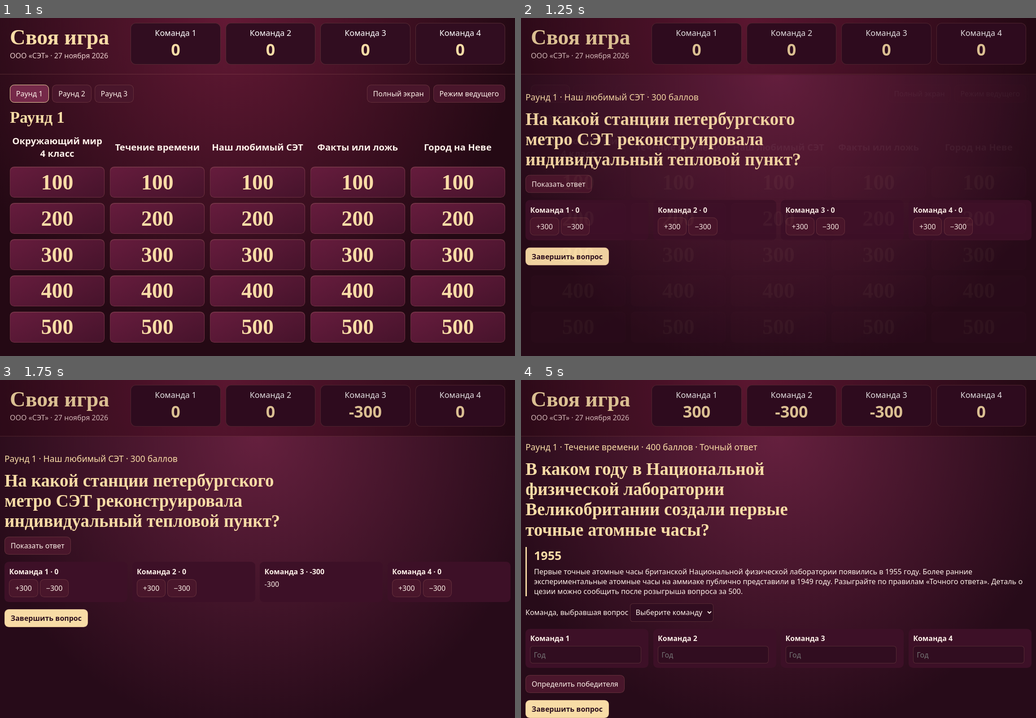
Above: before the commit, frames 1-4 (two rows, left to right).
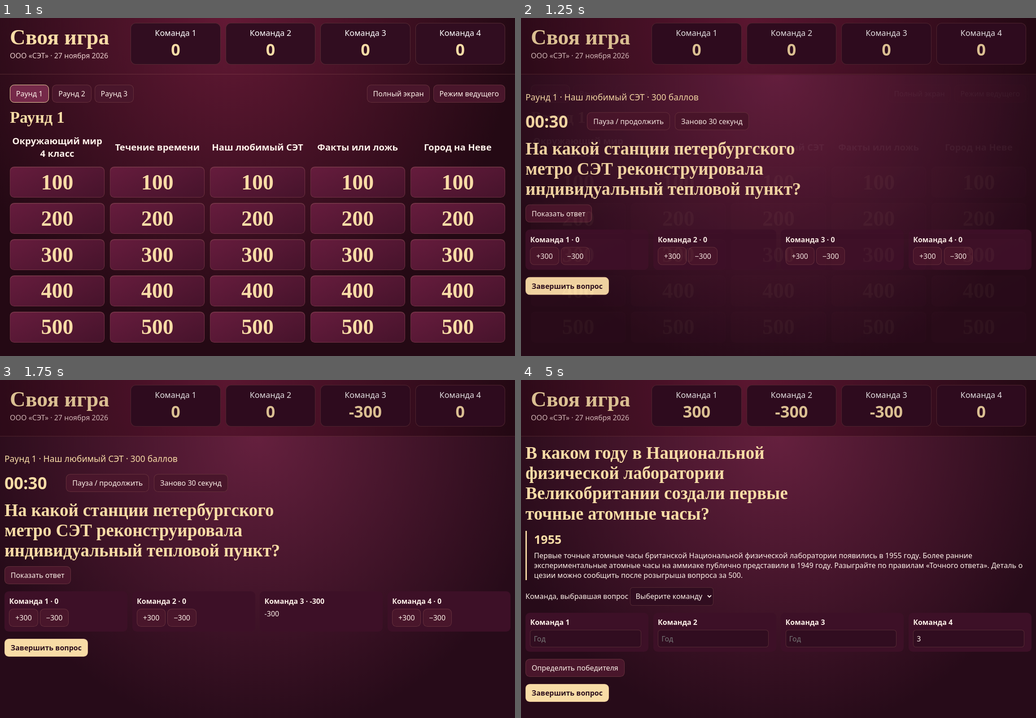
Above: after the commit, the same moments.

Repository: KateMisha/svoya-igra-set
Page: browser page index.html
The page is run twice, just before and just after one commit, with the same random seed, the same clock (stepped at 60 frames per second) and the same inputs.
Inputs (mouse positions are in pixels of both pictures, inside the frame that each line leads up to):
- Up to frame 1 (1 s): click (257, 237) at 0.27 s
- Up to frame 2 (1.25 s): click (778, 257) at 1.07 s
- Up to frame 3 (1.75 s): click "−300" at 1.27 s; click (159, 579) at 1.67 s
- Up to frame 4 (5 s): click (711, 481) at 1.77 s, where only the run after the commit has a clickable "Заново 30 секунд"; click "−300" at 1.87 s; click (711, 481) at 2.02 s, where only the run after the commit has a clickable "Заново 30 секунд"; click (876, 569) at 2.27 s; click "+300" at 2.47 s; click (850, 640) at 2.87 s; click "Завершить вопрос" at 3.07 s; click (654, 650) at 3.47 s; click (969, 636) at 3.67 s; type "3" at 3.67 s; tap Enter at 3.7 s; click (778, 555) at 4.07 s; click (629, 481) at 4.27 s, where only the run after the commit has a clickable "Пауза / продолжить"; click "Определить победителя" at 4.52 s; click (927, 609) at 4.67 s; click (587, 636) at 4.77 s; type "Alex" at 4.77 s; click "Показать ответ" at 4.87 s

Frame 1 is identical in both runs. In frame 2, 8.1% of the frame differs, in the area x 0-88%, y 27-82%; in frame 3, 8.2%; in frame 4, 12%, in the area x 0-98%, y 18-100%.

Commit message:
Добавить таймер на 30 секунд

Diff:
--- a/app.js
+++ b/app.js
@@ -1,4 +1,4 @@
-import questions from './questions.js?v=4';
+import questions from './questions.js?v=5';
 import { closest, leaders, award, validSpecial } from './rules.js';
 
 const $ = id => document.getElementById(id);
@@ -113,11 +113,35 @@
   }
   return scoring([0,1,2,3],active.value);
 }
+let timerRemaining=30000, timerDeadline=0, timerInterval;
+function timerValue() {
+  return timerDeadline ? Math.max(0,timerDeadline-performance.now()) : timerRemaining;
+}
+function stopTimer() {
+  timerRemaining=timerValue();
+  timerDeadline=0;
+  clearInterval(timerInterval);
+}
+function paintTimer() {
+  const output=$('countdown');
+  if(!output) return;
+  const seconds=Math.ceil(timerValue()/1000);
+  output.textContent=seconds ? '00:'+String(seconds).padStart(2,'0') : 'Время вышло';
+  output.classList.toggle('expired',seconds===0);
+  if(!seconds && timerDeadline) stopTimer();
+}
+function startTimer() {
+  if(timerDeadline || timerRemaining<=0) return;
+  timerDeadline=performance.now()+timerRemaining;
+  timerInterval=setInterval(paintTimer,100);
+}
+
 function renderCard() {
   const q = active, type = special[q.id], played = state.played.includes(q.id);
   const topic = names[q.round-1][q.column];
   $('card').innerHTML = `
     <div class="meta">Раунд ${q.round} · ${topic ?? 'Песни 90-х'} · ${q.value} баллов${type?' · '+type:''}</div>
+    <div class="timerbar"><output id="countdown" aria-label="Осталось времени"></output><button id="timerPause">Пауза / продолжить</button><button id="timerReset">Заново 30 секунд</button></div>
     <h2 id="question">${esc(q.question)}</h2>
     ${topic==='Факты или ложь'?'<p class="meta">Факт / Ложь</p>':''}
     ${revealed?`<div class="answer"><strong>${esc(q.answer)}</strong><p>${esc(q.note)}</p></div>`:
@@ -126,17 +150,19 @@
     <p id="cardStatus" role="status"></p>
     <div class="actions">${played ? '<button id="restore">Восстановить клетку</button>' :
        '<button class="primary" id="finish">Завершить вопрос</button>'}</div>`;
+  paintTimer();
 }
 function open(q) {
+  stopTimer();timerRemaining=30000;startTimer();
   active=q;
   revealed=false;
   renderCard();
   const headerHeight = document.querySelector('header').getBoundingClientRect().height;
   $('card').style.setProperty('--header-height', headerHeight + 'px');
-  $('card').showModal();
-}
-function close() { $('card').close(); active=undefined; render(); }
-function updateCard() { save(); renderTeams(); renderCard(); }
+  $('card').showModal(); paintTimer();
+}
+function close() { stopTimer(); $('card').close(); active=undefined; render(); }
+function updateCard() { save(); renderTeams(); renderCard(); paintTimer(); }
 function chooseWinner(d,i) {
   d.target=i;
   d.bid=Number(d.bids[i]);
@@ -179,6 +205,11 @@
     save();renderTeams();return;
   }
   switch (button.id) {
+    case 'timerPause':
+      if(timerDeadline) stopTimer(); else startTimer();
+      paintTimer();return;
+    case 'timerReset':
+      stopTimer();timerRemaining=30000;startTimer();paintTimer();return;
     case 'host': host=!host;render();return;
     case 'fullscreen':
       try {
@@ -198,7 +229,7 @@
       setTimeout(()=>URL.revokeObjectURL(url),1000);return;
     }
     case 'import': $('file').click();return;
-    case 'reveal': revealed=true;renderCard();$('finish')?.focus();return;
+    case 'reveal': stopTimer();revealed=true;renderCard();$('finish')?.focus();return;
     case 'finish':
       state.played.push(active.id);save();close();return;
     case 'restore':
@@ -216,7 +247,7 @@
     if (!winners.length) { $('cardStatus').textContent='Введите четыре корректных года.';return; }
     d.winners=winners;
     winners.forEach(i=>award(state,active.id,i,400));
-    revealed=true;updateCard();
+    stopTimer();revealed=true;updateCard();
   }
   if (button.id==='auction') {
     const winning=leaders(d.bids??['','','',''],state.teams.map(team=>team.score));
--- a/index.html
+++ b/index.html
@@ -3,7 +3,7 @@
 <meta charset="utf-8">
 <meta name="viewport" content="width=device-width, initial-scale=1">
 <title>Своя игра · ООО «СЭТ»</title>
-<link rel="stylesheet" href="./style.css?v=4">
+<link rel="stylesheet" href="./style.css?v=5">
 <header>
   <div class="brand"><h1>Своя игра</h1><span>ООО «СЭТ» · 27 ноября 2026</span></div>
   <div id="teams" class="teams"></div>
@@ -22,5 +22,5 @@
   <div id="board" class="board"></div>
 </main>
 <dialog id="card" aria-labelledby="question"></dialog>
-<script type="module" src="./app.js?v=4"></script>
+<script type="module" src="./app.js?v=5"></script>
 </html>
--- a/style.css
+++ b/style.css
@@ -28,3 +28,5 @@
 .controls{display:grid;gap:.65rem;grid-template-columns:repeat(4,minmax(0,1fr));margin:1rem 0}.control{background:#3d10 …(242 unchanged characters)…
 .primary{background:var(--gold);color:#290c1b;font-weight:750}.primary:hover:enabled{color:#fff}.actions{justify-content:flex-start}
 @media(max-width:650px){header{flex-direction:column;align-items:stretch;gap:.8rem}.teams{gap:.25rem}.team{padding:.25rem}.controls{grid-template-columns:repeat(2,minmax(0,1fr))}.cell{padding:.3em}}
+
+.timerbar{display:flex;align-items:center;gap:.7rem;flex-wrap:wrap;margin-top:1rem}.timerbar output{font-size:2.3rem;font-weight:750;color:var(--gold);font-variant-numeric:tabular-nums;min-width:6ch}.timerbar .expired{color:#ffabb5}
